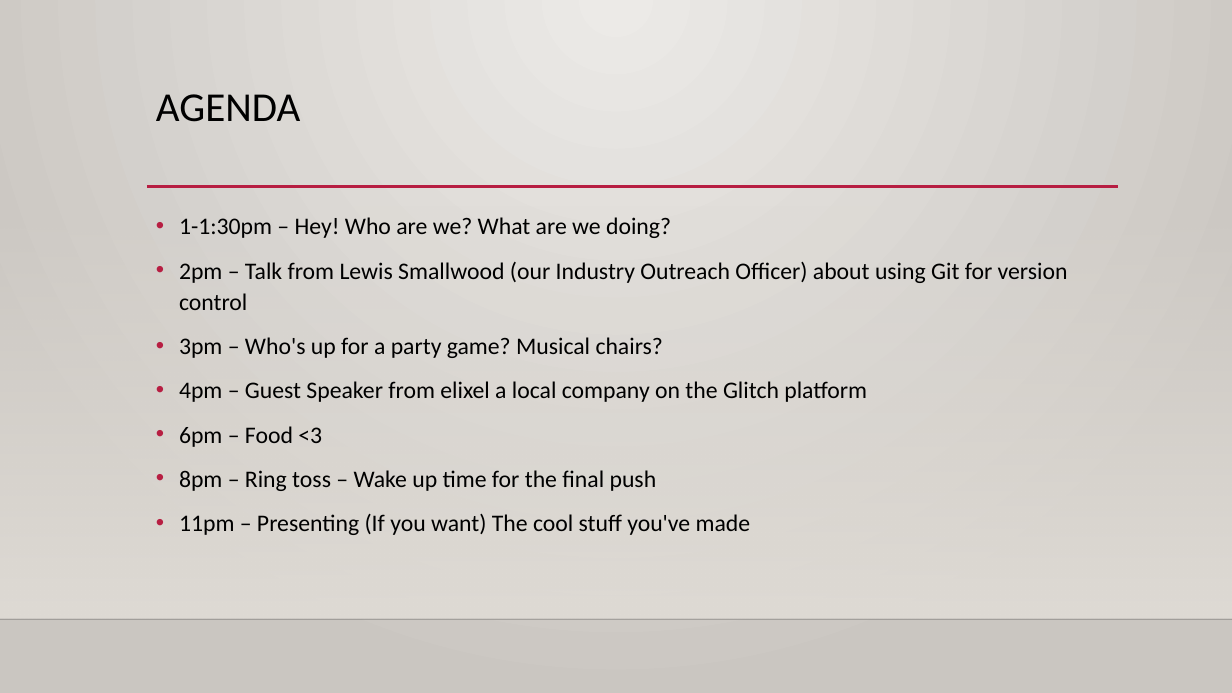
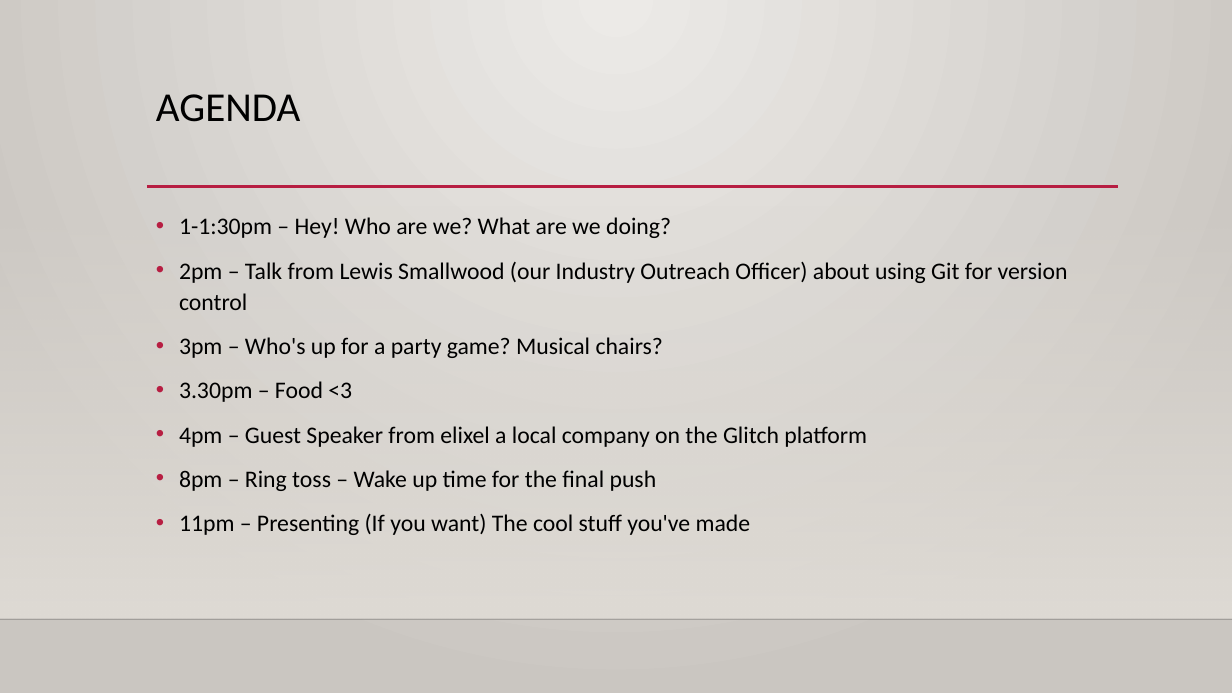
Before and after one commit to GoelBiju/PlymHack2018, a slide deck: slide 2 of On The Day - Resources/PlymHack - 2018.pptx. Drawn at 1232x693 pixels with LibreOffice and Linux fonts; fonts in the diff are those of the drawing; background and template pictures are left out. Boxes give left, top, right and bottom in pixels: in the first picture for what was removed or moved away, otherwise in the second. Text is boxed around its words. In the diff, an @@ line names an element or a change of style, - is before the commit and + after.

Commit message:
Powerpoint change

```diff
--- a/On The Day - Resources/PlymHack - 2018.pptx
+++ b/On The Day - Resources/PlymHack - 2018.pptx
@@ text at (179, 381, 352, 402): paragraph added @@
+• 3.30pm – Food <3
@@ text at (179, 426, 322, 447): paragraph removed @@
-• 6pm – Food <3
```
